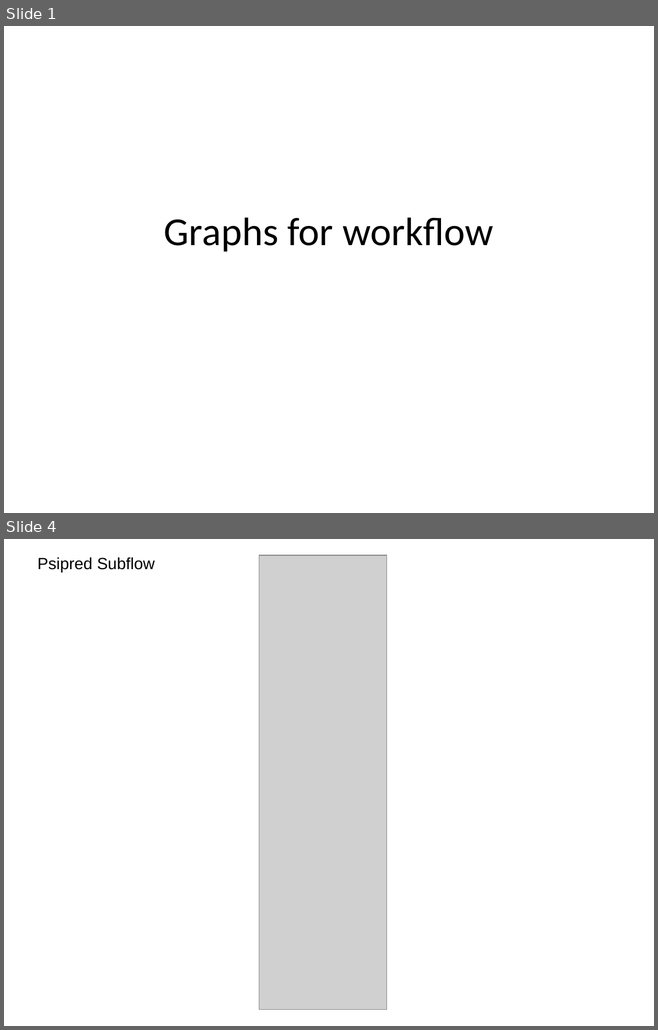
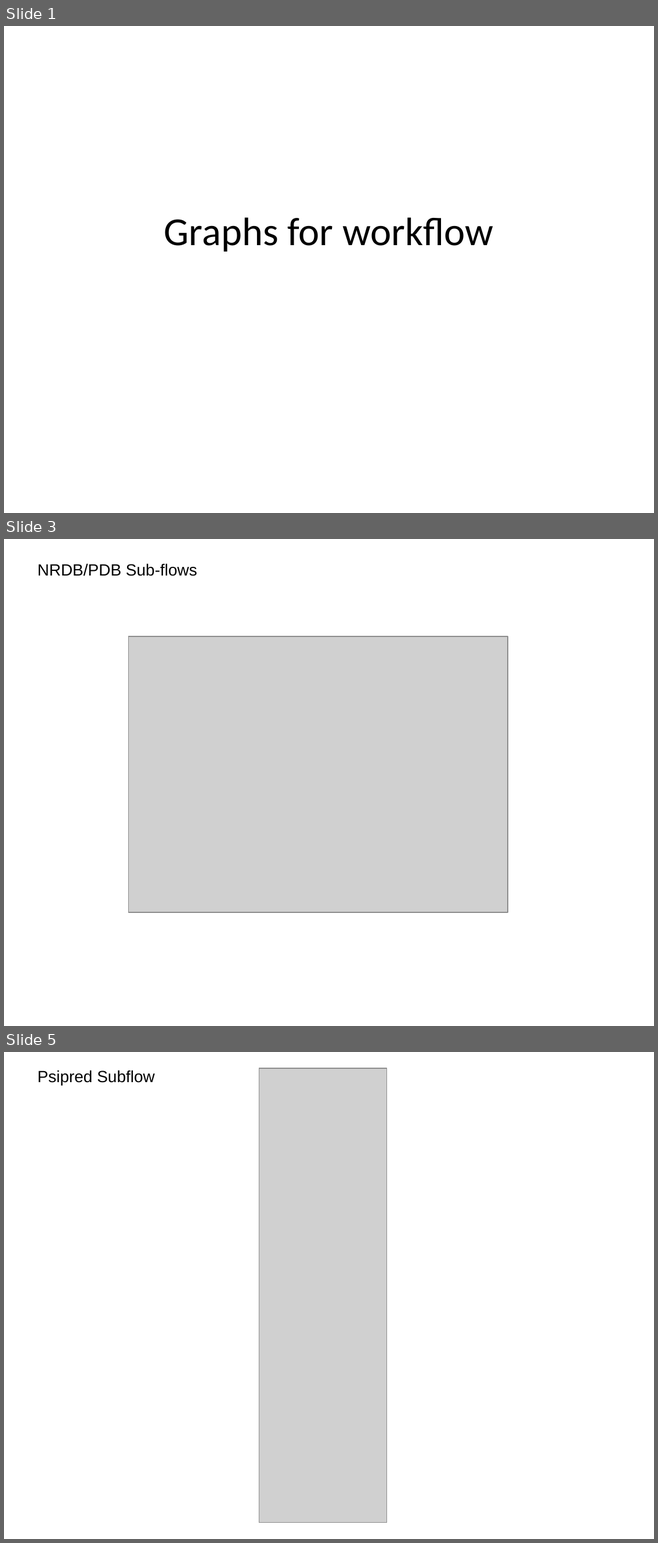
Before and after one commit to VEuPathDB/ApiCommonData, a slide deck: Load/doc/workflow/plasmodb/7.7/WorkflowGraphs.ppt. Shown one above the other, each under a label of ours: slides 1 and 4 before the commit, slides 1, 3 and 5 after it; the slides between them are not shown. The pictures are 658x1030 and 658x1543 pixels, drawn with LibreOffice and Linux fonts; fonts in the diff are those of the drawing; grey boxes stand for pictures. Boxes give left, top, right and bottom in pixels: in the first picture for what was removed or moved away, otherwise in the second. Text is boxed around its words. In the diff, an @@ line names an element or a change of style, - is before the commit and + after.

```diff
--- a/Load/doc/workflow/plasmodb/7.7/WorkflowGraphs.ppt
+++ b/Load/doc/workflow/plasmodb/7.7/WorkflowGraphs.ppt
@@ slide 3 added at box(4, 539, 654, 1026), background #FFFFFF @@
@@ text added at box(38, 563, 197, 576), 18 pt, text #000000 @@
+NRDB/PDB Sub-flows
@@ picture added at box(129, 636, 507, 913) @@
@@ what was slide 4 is now slide 5 @@
```
Also in this commit, not shown: 2 slides changed, 2 other slides added.
